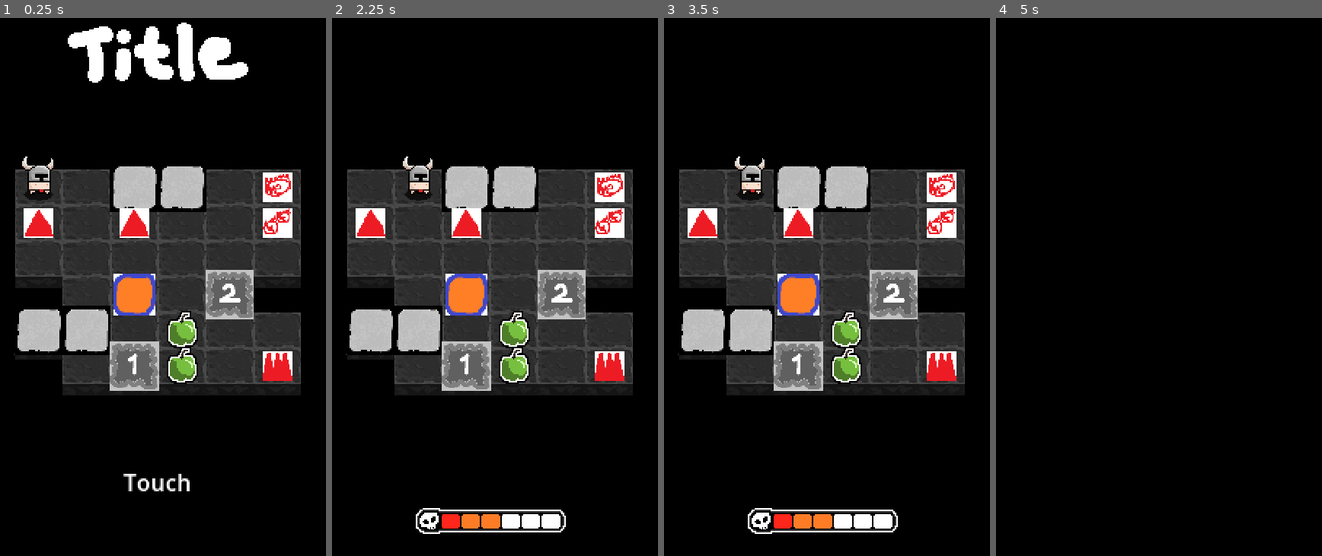
Above: before the commit, frames 1-4 (left to right).
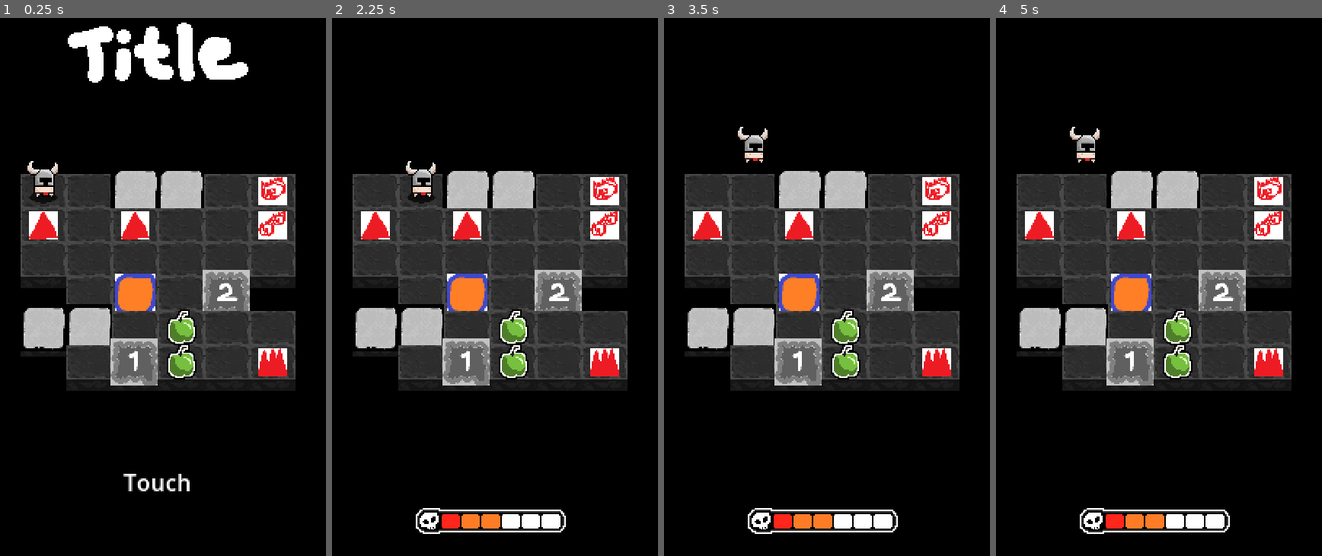
Above: after the commit, the same moments.

Repository: chamwhy/godotTest
Game: Godot game, scene res://04_Scenes/main.tscn
Same seed, same stepped clock (60 frames per second), same inputs: the game is played once before the commit and once after it.
Inputs (mouse positions are in pixels of both pictures, inside the frame that each line leads up to):
- Up to frame 1 (0.25 s): no input
- Up to frame 2 (2.25 s): tap Enter at 0.5, 2 s; move the mouse to (566, 243) at 0.52 s; hold D (move_right) 0.53-1.28 s; tap X (test_x) at 0.6, 1.55, 2.1 s; click (566, 243) at 0.67 s; tap Space (interaction) at 1.25, 1.35 s; move the mouse to (420, 308) at 1.27 s; hold Z (back) 1.28-2.03 s; move the mouse to (524, 141) at 2.02 s; hold D (move_right) from 2.03 s (still down)
- Up to frame 3 (3.5 s): tap Space (interaction) at 2.75 s; move the mouse to (804, 399) at 2.77 s; release D (move_right) at 2.78 s; hold W (move_up) from 2.78 s (still down); tap 5 at 2.85 s; click (804, 399) at 2.92 s; tap X (test_x) at 3.05 s
- Up to frame 4 (5 s): tap Enter at 3.5 s; move the mouse to (1256, 367) at 3.52 s; release W (move_up) at 3.53 s; hold 6 3.53-4.28 s; hold A (move_left) from 3.53 s (still down); tap X (test_x) at 3.8, 4.35 s; tap Space (interaction) at 4.25 s; move the mouse to (1051, 184) at 4.27 s

The runs differ from the first frame. In frame 1, 9.3% of the frame differs, in the area x 4-93%, y 25-71%; in frame 2, 9.3%; in frame 3, 9.5%; in frame 4, 32%, in the area x 6-91%, y 20-96%.

Commit message:
플레이어 방향 수정, zindexer 세팅, movebox anim 버그 수정, map padding 추가

Diff:
--- a/godot/01_Scripts/Animation/PlayerAnimator.gd
+++ b/godot/01_Scripts/Animation/PlayerAnimator.gd
@@ -16,8 +16,16 @@
 			var to: Position = data.get("to", Position.ZERO())
 			var vel = to.subtract(from)
 			move(1, vel)
+		"attack":
+			var dir: Position = data.get("dir", Position.ZERO())
+			if not dir.is_zero():
+				attack(dir)
 
 func move(cnt: int, dir: Position) -> void:
 	if dir.x != 0:
 		sprite.flip_h = dir.x < 0
 	AnimUtil.play_times(anim_player, "walk", cnt)
+
+func attack(dir: Position) -> void:
+	if dir.x != 0:
+		sprite.flip_h = dir.x < 0
--- a/godot/01_Scripts/Entities/Element/Element.gd
+++ b/godot/01_Scripts/Entities/Element/Element.gd
@@ -18,7 +18,7 @@
 
 func apply_data(data: Dictionary):
 	super.apply_data(data)
-	_set_z_index(SortLayer.Element)
+	z_index = ZIndexer.calc(cur_position.y, ZIndexer.ZID_ELEMENT)
 	print("apply data")
 	InGameManager.register_element(cur_position, self)
 
--- a/godot/01_Scripts/Entities/Element/MoveBox/MoveBox.gd
+++ b/godot/01_Scripts/Entities/Element/MoveBox/MoveBox.gd
@@ -28,5 +28,5 @@
 
 	var dir: Position = cur_position.subtract(atk_data.from).normalized()
 	if not dir.is_zero() and dir.is_straight():
-		action_dir(dir, 0)
+		action_dir(dir, atk_data.tick)
 	return true
--- a/godot/01_Scripts/Entities/Element/Unit/Unit.gd
+++ b/godot/01_Scripts/Entities/Element/Unit/Unit.gd
@@ -203,14 +203,22 @@
 func _anim_move(tween: Tween, data: Dictionary) -> void:
 	var from_val = Position.position_to_world(data.get("from", cur_position))
 	var to_val   = Position.position_to_world(data.get("to",   cur_position))
+	var to_z_index = ZIndexer.calc(to_val.y, ZIndexer.ZID_ELEMENT)
+	if to_z_index > z_index:
+		z_index = to_z_index
 	tween.tween_property(self, "position", to_val, 0.2) \
 		.from(from_val).set_trans(Tween.TRANS_SINE)
+	tween.tween_callback(func(): z_index = to_z_index)
 
 func _anim_move_reverse(tween: Tween, data: Dictionary) -> void:
 	var from_val = Position.position_to_world(data.get("from", cur_position))
 	var to_val   = Position.position_to_world(data.get("to",   cur_position))
+	var to_z_index = ZIndexer.calc(to_val.y, ZIndexer.ZID_ELEMENT)
+	if to_z_index > z_index:
+		z_index = to_z_index
 	tween.tween_property(self, "position", to_val, 0.2) \
 		.from(from_val).set_trans(Tween.TRANS_SINE)
+	tween.tween_callback(func(): z_index = to_z_index)
 
 func _anim_attack(tween: Tween, data: Dictionary) -> void:
 	var pos: Position = data.get("pos", cur_position)
--- a/godot/01_Scripts/Entities/Entity.gd
+++ b/godot/01_Scripts/Entities/Entity.gd
@@ -54,7 +54,7 @@
 	_anim_handlers["fade"] = _anim_fade
 
 func on_animate(action: String, data: Dictionary) -> Tween:
-	print("    - [", Time.get_ticks_msec() / 1000.0,"] on_animate 호출됨: ", self.get_script().get_global_name(), " - ", action)
+	print("    - [", Time.get_ticks_msec() / 1000.0,"s] on_animate 호출됨: ", self.get_script().get_global_name(), " - ", action)
 	var tween = create_tween()
 	tween.pause()
 	animated.emit(action, data)
--- a/godot/01_Scripts/Entities/Tiles/Tiles.gd
+++ b/godot/01_Scripts/Entities/Tiles/Tiles.gd
@@ -9,7 +9,7 @@
 
 func apply_data(data: Dictionary):
 	super.apply_data(data)
-	_set_z_index(SortLayer.TILE)
+	z_index = ZIndexer.calc(cur_position.y, ZIndexer.ZID_TILE)
 	print("tile apply data")
 	tile_id = data.get("id", 1)	# tile id는 기본이 1, 0은 없음을 나타냄.
 	InGameManager.register_tile(cur_position, tile_id)
--- a/godot/01_Scripts/Systems/AutoLoad/AnimationQueue.gd
+++ b/godot/01_Scripts/Systems/AutoLoad/AnimationQueue.gd
@@ -106,8 +106,7 @@
 					tweens.append(tw)
 
 		for tw in tweens:
-			if not tw.is_running():
-				await tw.finished
+			await tw.finished
 
 		await get_tree().process_frame
 		cur_tick += 1
--- a/godot/01_Scripts/Systems/Map/MapData/EntityMapData/ElementMapData/ComponentMapData/ComponentMapData.gd
+++ /dev/null
@@ -1,2 +0,0 @@
-extends ElementMapData
-class_name ComponentMapData
--- a/godot/01_Scripts/Systems/Map/MapData/EntityMapData/ElementMapData/ElementMapData.gd
+++ /dev/null
@@ -1,2 +0,0 @@
-extends EntityMapData
-class_name ElementMapData
--- a/godot/01_Scripts/Systems/Map/MapData/EntityMapData/ElementMapData/UnitMapData/PlayerMapData.gd
+++ /dev/null
@@ -1,2 +0,0 @@
-extends UnitMapData
-class_name PlayerMapData
--- a/godot/01_Scripts/Systems/Map/MapData/EntityMapData/ElementMapData/UnitMapData/UnitMapData.gd
+++ /dev/null
@@ -1,5 +0,0 @@
-extends ElementMapData
-class_name UnitMapData
-
-@export var max_hp: int
-@export var current_hp: int
--- a/godot/01_Scripts/Systems/Map/MapData/EntityMapData/EntityMapData.gd
+++ /dev/null
@@ -1,6 +0,0 @@
-extends Resource
-class_name EntityMapData
-
-@export var x: int
-@export var y: int
-@export var obj_type: String
--- a/godot/01_Scripts/Systems/Map/MapData/EntityMapData/TileMapData/TileMapData.gd
+++ /dev/null
@@ -1,4 +0,0 @@
-extends EntityMapData
-class_name TileMapData
-
-@export var tile_id: int   # TileMap의 tile ID
--- a/godot/01_Scripts/Systems/Map/MapData/MapData.gd
+++ /dev/null
@@ -1,8 +0,0 @@
-extends Resource
-class_name MapData
-
-@export var world: int
-@export var stage: int
-@export var map_name: String
-
-@export var entities: Array[EntityMapData]
--- a/godot/01_Scripts/Systems/Map/MapDrawer.gd
+++ b/godot/01_Scripts/Systems/Map/MapDrawer.gd
@@ -5,6 +5,7 @@
 @export var entity_parent_name := "EntityParent"
 
 #var tile_size : int
+var padding: int
 var tile_size_x : int
 var tile_size_y : int
 var map_width : int
@@ -38,10 +39,12 @@
 		print("Failed to load map data from: %s" % json_path)
 		return false
 
+
 	tile_size_x = map_data.get("tile_size_x", 32)
 	tile_size_y = map_data.get("tile_size_y", 24)
-	map_width = map_data.get("map_width", 10)
-	map_height = map_data.get("map_height", 10)
+	padding = map_data.get("padding", 0)
+	map_width = map_data.get("map_width", 10) + padding * 2
+	map_height = map_data.get("map_height", 10) + padding * 2
 	zoom_data = map_data.get("zoom", 0)
 
 	InGameManager.init(map_width, map_height)
@@ -69,8 +72,6 @@
 	if scene == null:
 		print("Unknown object type: Tile")
 		return null
-	print(tile_data_array.size())
-	print(tile_data_array[0].size())
 	# 2차원 배열 순회하며 타일 오브젝트 생성
 	for y in range(tile_data_array.size()):
 		var row: Array = tile_data_array[y]
@@ -86,8 +87,8 @@
 			if tile_obj.has_method("apply_data"):
 				var tile_data = {
 					"id": tile_id,
-					"x": x,
-					"y": y
+					"x": x+padding,
+					"y": y+padding
 				}
 				tile_obj.apply_data(tile_data)
 			else:
@@ -114,6 +115,10 @@
 		var obj: Node2D = scene.instantiate()
 		entity_parent.add_child(obj)
 
+		if entity_data.has("x"):
+			entity_data["x"] += padding
+		if entity_data.has("y"):
+			entity_data["y"] += padding
 		# 3. apply_data 자동 호출
 		if obj.has_method("apply_data"):
 			obj.apply_data(entity_data)
--- /dev/null
+++ b/godot/01_Scripts/Util/ZIndexer.gd
@@ -0,0 +1,13 @@
+# ZIndexer.gd (AutoLoad 또는 static 유틸)
+class_name ZIndexer
+
+# ZID 상수 정의
+const ZID_TILE = 0
+const ZID_ELEMENT = 1
+const ZID_EFFECT = 2
+
+# Y당 ZID 슬롯 간격 (ZID 최대값보다 크게)
+const Y_STRIDE = 10
+
+static func calc(y: int, zid: int) -> int:
+	return y * Y_STRIDE + zid
--- a/godot/04_Scenes/main.tscn
+++ b/godot/04_Scenes/main.tscn
@@ -9,8 +9,6 @@
 [ext_resource type="Material" uid="uid://bpsj5ontcsxcx" path="res://02_Material/Shader/PixelTransition.tres" id="6_6grqo"]
 [ext_resource type="Script" uid="uid://bknp4kqn5q4sl" path="res://01_Scripts/UI/Dissolver.gd" id="6_xfwcn"]
 [ext_resource type="Texture2D" uid="uid://6sa64x3qs22d" path="res://03_Resources/Test/black.png" id="7_epy18"]
-[ext_resource type="Script" uid="uid://bodtelrykebsi" path="res://01_Scripts/Test/DissolverTester.gd" id="9_epy18"]
-[ext_resource type="Texture2D" uid="uid://btvvh85cg1mpp" path="res://03_Resources/dummy/chop2.png" id="11_vpxpd"]
 
 [node name="Main" type="Node" unique_id=1358099324]
 
@@ -151,10 +149,3 @@
 scale = Vector2(8.96, 8.95)
 texture = ExtResource("7_epy18")
 script = ExtResource("6_xfwcn")
-
-[node name="Node" type="Node" parent="." unique_id=1709739146]
-script = ExtResource("9_epy18")
-
-[node name="Sprite2D" type="Sprite2D" parent="." unique_id=982754608]
-position = Vector2(80, 12)
-texture = ExtResource("11_vpxpd")
--- a/godot/05_Data/01_MapData/00_00.json
+++ b/godot/05_Data/01_MapData/00_00.json
@@ -7,6 +7,7 @@
 	"map_width": 4,
 	"map_height": 6,
 	"zoom": 1,
+	"padding": 2,
 	"tile_map": [
 		[1, 1, 1, 1],
 		[0, 0, 1, 1],
--- a/godot/05_Data/01_MapData/01_01.json
+++ b/godot/05_Data/01_MapData/01_01.json
@@ -6,6 +6,8 @@
 	"tile_size_y": 24,
 	"map_width": 3,
 	"map_height": 3,
+	"zoom": 1,
+	"padding": 2,
 	"tile_map": [
 		[0, 0, 1],
 		[0, 1, 0],
--- a/godot/05_Data/01_MapData/01_02.json
+++ b/godot/05_Data/01_MapData/01_02.json
@@ -6,6 +6,8 @@
 	"tile_size_y": 24,
 	"map_width": 5,
 	"map_height": 5,
+	"zoom": 1,
+	"padding": 2,
 	"tile_map": [
 		[1, 1, 1, 1, 1],
 		[1, 1, 1, 0, 1],
--- a/godot/05_Data/01_MapData/01_03.json
+++ b/godot/05_Data/01_MapData/01_03.json
@@ -6,6 +6,8 @@
 	"tile_size_y": 24,
 	"map_width": 6,
 	"map_height": 6,
+	"zoom": 1,
+	"padding": 2,
 	"tile_map": [
 		[1, 1, 1, 1, 1, 1],
 		[1, 1, 1, 1, 1, 1],
Not shown, removed: godot/01_Scripts/Systems/Map/MapData/EntityMapData/ElementMapData/ComponentMapData/ComponentMapData.gd.uid
Not shown, removed: godot/01_Scripts/Systems/Map/MapData/EntityMapData/ElementMapData/ElementMapData.gd.uid
Not shown, removed: godot/01_Scripts/Systems/Map/MapData/EntityMapData/ElementMapData/UnitMapData/PlayerMapData.gd.uid
Not shown, removed: godot/01_Scripts/Systems/Map/MapData/EntityMapData/ElementMapData/UnitMapData/UnitMapData.gd.uid
Not shown, removed: godot/01_Scripts/Systems/Map/MapData/EntityMapData/EntityMapData.gd.uid
Not shown, removed: godot/01_Scripts/Systems/Map/MapData/EntityMapData/TileMapData/TileMapData.gd.uid
Not shown, removed: godot/01_Scripts/Systems/Map/MapData/MapData.gd.uid
Not shown, added: godot/01_Scripts/Util/ZIndexer.gd.uid
